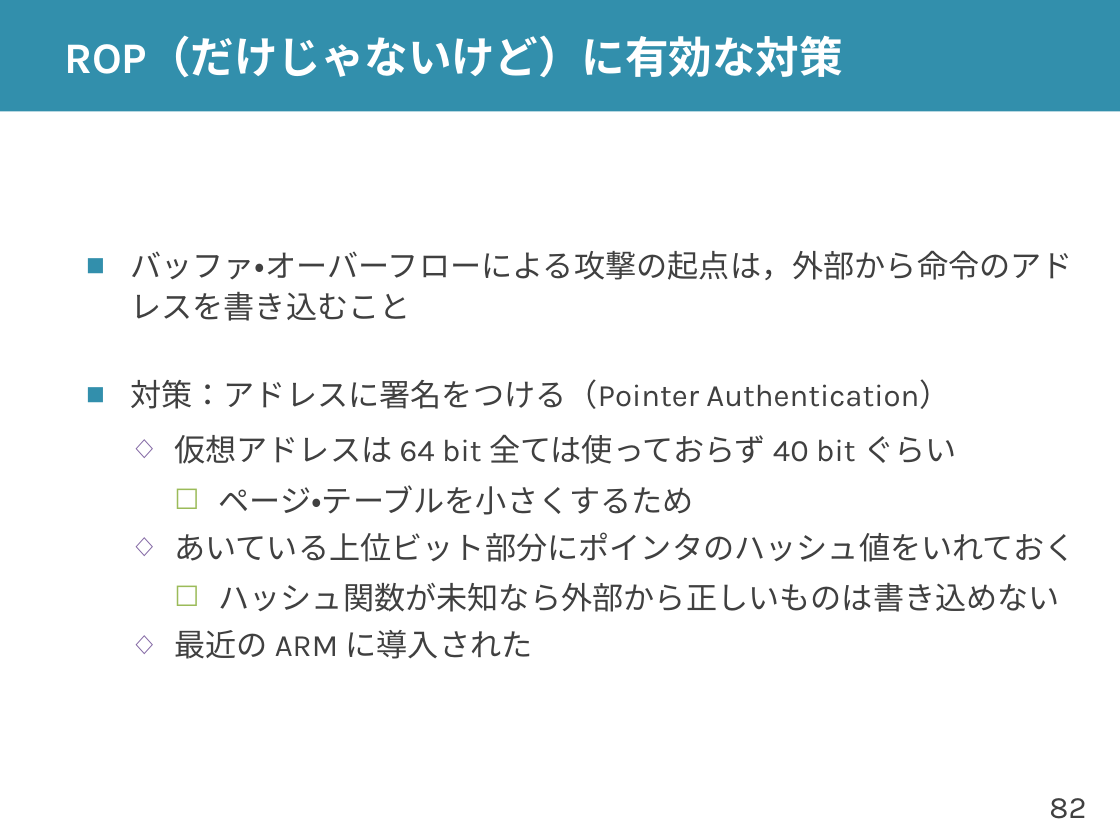
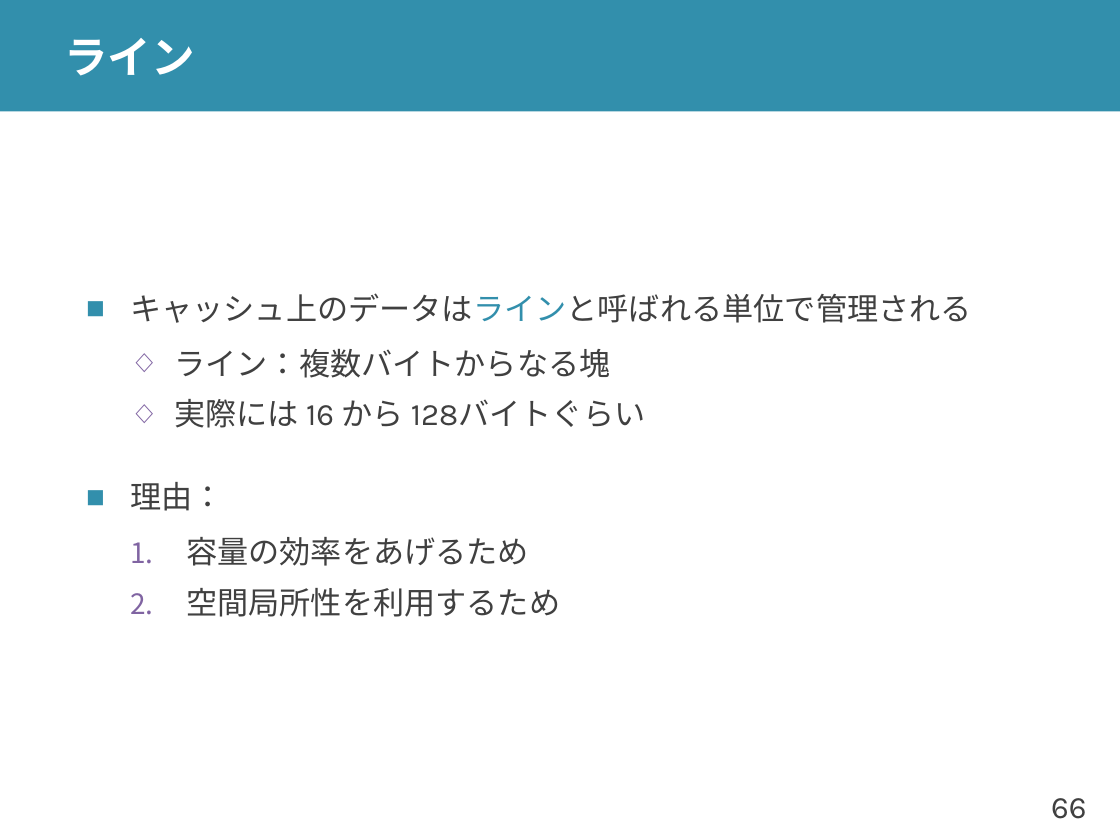
Before and after one commit to shioyadan/advanced-computer-organization, a slide deck: slide 66 of aco-shioya-12.pptx (slide 82 before the commit). Drawn at 1120x840 pixels with LibreOffice and Linux fonts; fonts in the diff are those of the drawing. Boxes give left, top, right and bottom in pixels: in the first picture for what was removed or moved away, otherwise in the second. Text is boxed around its words. In the diff, an @@ line names an element or a change of style, - is before the commit and + after.

```diff
--- a/aco-shioya-12.pptx
+++ b/aco-shioya-12.pptx
@@ title at (64,38,195,76): text changed @@
-ROP（だけじゃないけど）に有効な対策
+ライン
@@ text at (130,293,972,617): text changed @@
-■ バッファ・オーバーフローによる攻撃の起点は，外部から命令のアドレスを書き込むこと
-■ 対策：アドレスに署名をつける（Pointer Authentication）
-  ◇ 仮想アドレスは 64 bit 全ては使っておらず 40 bit ぐらい
-    ☐ ページ・テーブルを小さくするため
-  ◇ あいている上位ビット部分にポインタのハッシュ値をいれておく
-    ☐ ハッシュ関数が未知なら外部から正しいものは書き込めない
-  ◇ 最近の ARM に導入された
+■ キャッシュ上のデータはラインと呼ばれる単位で管理される
+  ◇ ライン：複数バイトからなる塊
+  ◇ 実際には 16 から 128バイトぐらい
+■ 理由：
+  1. 容量の効率をあげるため
+  2. 空間局所性を利用するため
@@ page number at (1051,798,1087,819): text changed @@
-82
+66
```
Also in this commit, not shown: 32 other slides changed, 67 slides added, 76 slides removed, 8 other files.
